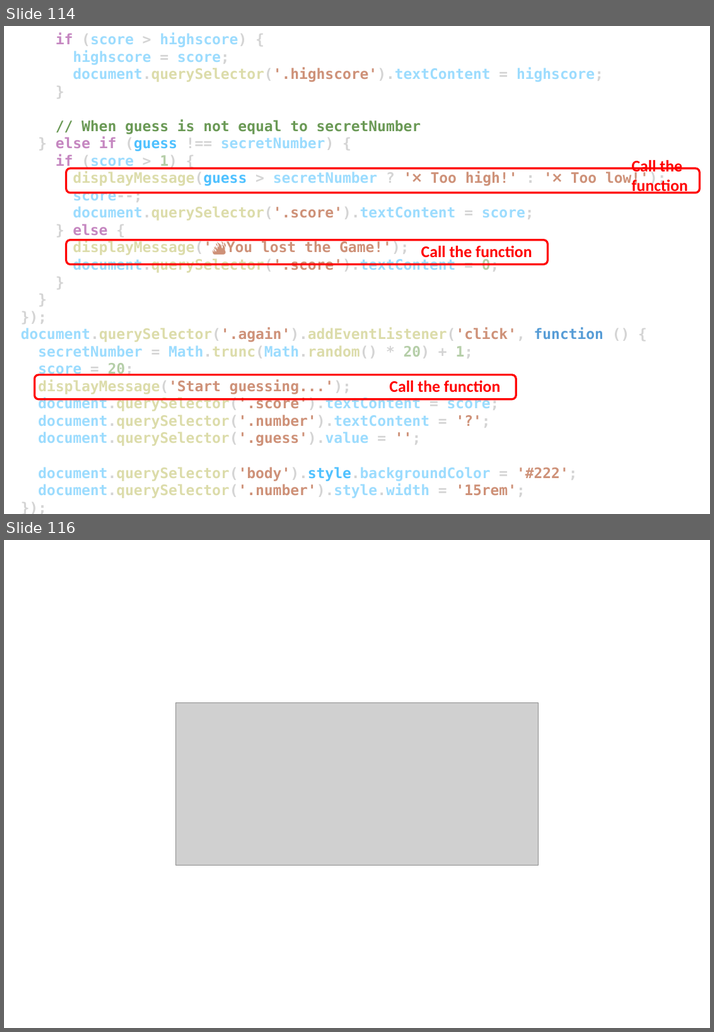
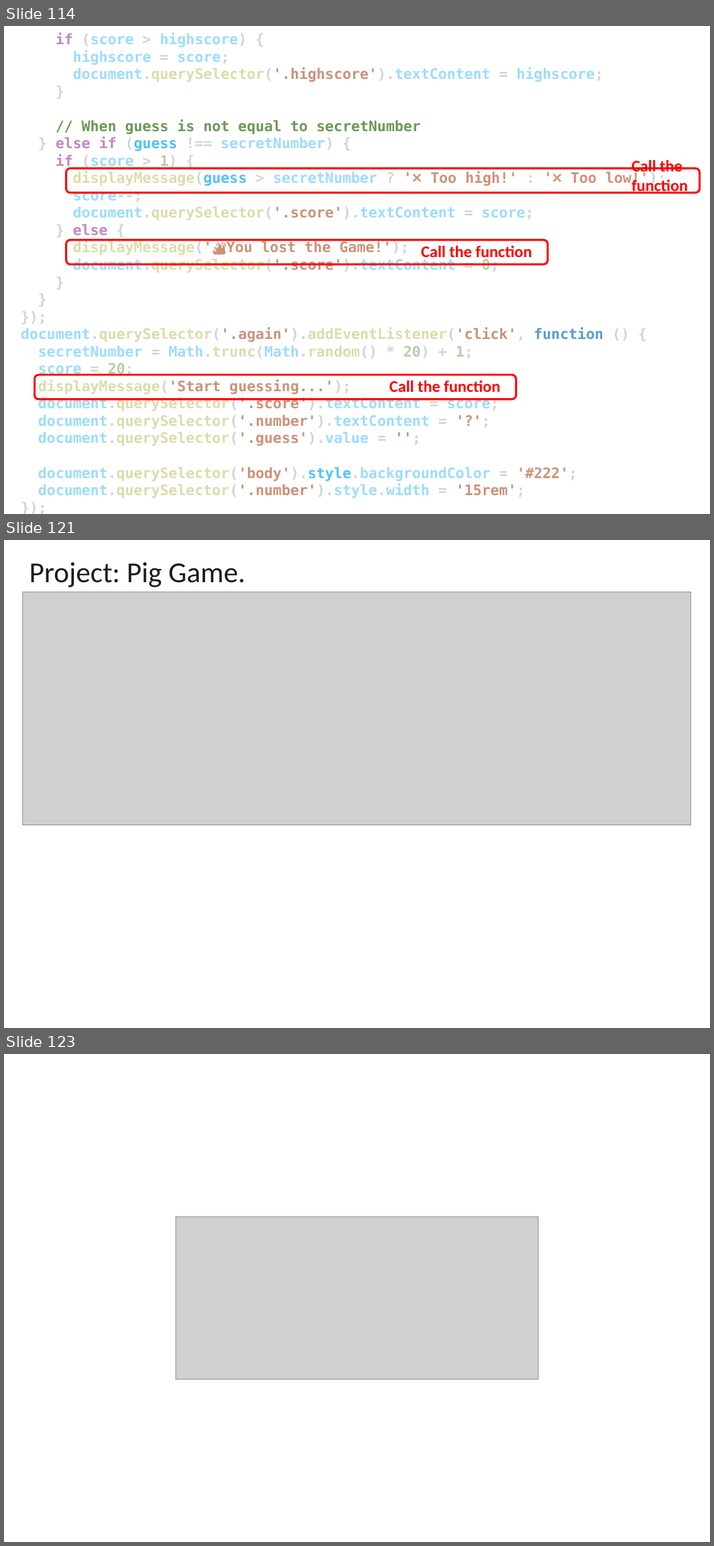
Before and after one commit to EL-EL-BCN/Complete-Javascript-Course, a slide deck: complete-javascript-course.pptx. Shown one above the other, each under a label of ours: slides 114 and 116 before the commit, slides 114, 121 and 123 after it; the slides between them are not shown. The pictures are 714x1032 and 714x1546 pixels, drawn with LibreOffice and Linux fonts; fonts in the diff are those of the drawing; grey boxes stand for pictures. Boxes give left, top, right and bottom in pixels: in the first picture for what was removed or moved away, otherwise in the second. Text is boxed around its words. In the diff, an @@ line names an element or a change of style, - is before the commit and + after.

Commit message:
modal window code project complete

```diff
--- a/complete-javascript-course.pptx
+++ b/complete-javascript-course.pptx
@@ slide 121 added at [4,540,710,1028], background #FFFFFF @@
@@ text added at [29,562,245,587], 32 pt, text #1C1D1F @@
+Project: Pig Game.
@@ picture added at [23,592,691,825] @@
@@ what was slide 116 is now slide 123 @@
```
Also in this commit, not shown: 6 other slides added, 12 other files.
